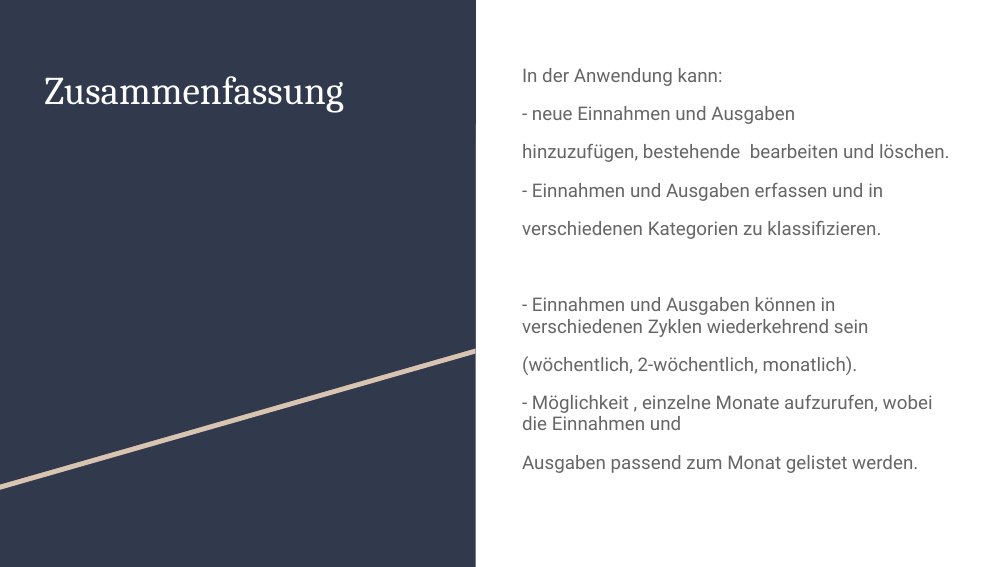
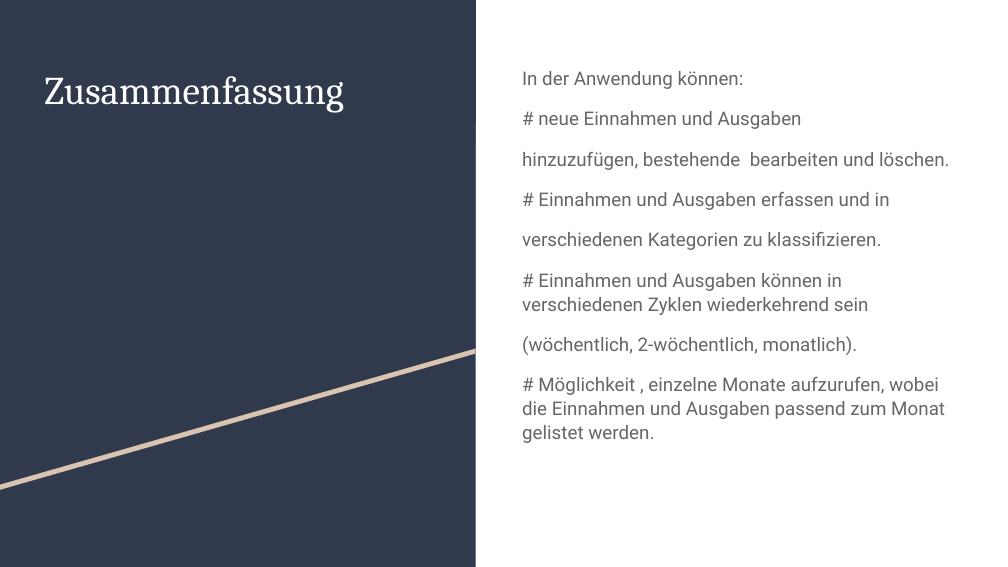
Before and after one commit to EduardMayer-IT/haushaltsbuch, a slide deck: slide 10 of Mayer Präsentation .pptx. Drawn at 1008x567 pixels with LibreOffice and Linux fonts; fonts in the diff are those of the drawing. Boxes give left, top, right and bottom in pixels: in the first picture for what was removed or moved away, otherwise in the second. Text is boxed around its words. In the diff, an @@ line names an element or a change of style, - is before the commit and + after.

```diff
--- a/Mayer Präsentation .pptx
+++ b/Mayer Präsentation .pptx
@@ text at (x1=522, y1=71, x2=802, y2=129): text changed @@
-In der Anwendung kann:
-- neue Einnahmen und Ausgaben
+In der Anwendung können:
+# neue Einnahmen und Ausgaben
@@ text at (x1=522, y1=152, x2=949, y2=355): line spacing 0.95 to 1.05 @@
@@ text at (x1=538, y1=192, x2=890, y2=210): text changed @@
-- Einnahmen und Ausgaben erfassen und in
+# Einnahmen und Ausgaben erfassen und in
@@ text at (x1=522, y1=273, x2=869, y2=315): text changed @@
-- Einnahmen und Ausgaben können in verschiedenen Zyklen wiederkehrend sein
+# Einnahmen und Ausgaben können in verschiedenen Zyklen wiederkehrend sein
@@ text at (x1=522, y1=377, x2=945, y2=443): text changed @@
-- Möglichkeit , einzelne Monate aufzurufen, wobei die Einnahmen und
-Ausgaben passend zum Monat gelistet werden.
+# Möglichkeit , einzelne Monate aufzurufen, wobei die Einnahmen und Ausgaben passend zum Monat gelistet werden.
```
Also in this commit, not shown: 7 other slides changed, 1 slide added, 1 slide removed, 2 other files.
